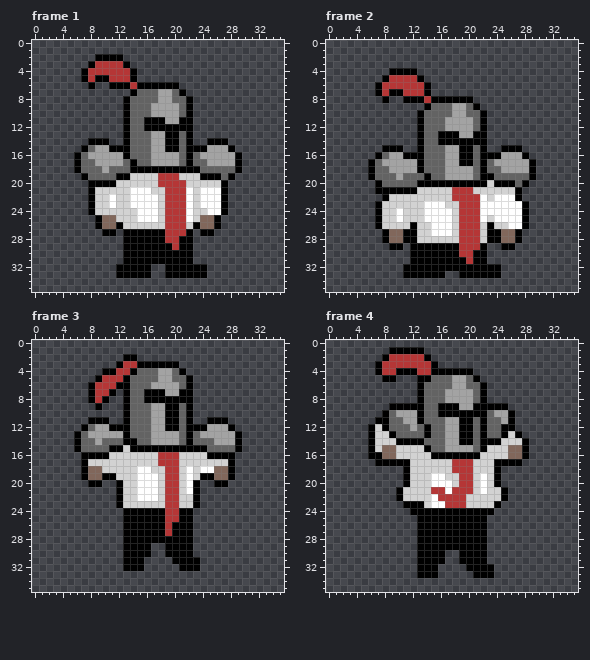
Two versions of one pixel-art file, assets/aseprite files/Knight.aseprite. The picture above was drawn from the file before the commit.
36x36 pixels, 10 frames. Shown: frame 1, frame 2, frame 3, frame 4. The commit also changed other frames, which this record leaves out.
After the commit:
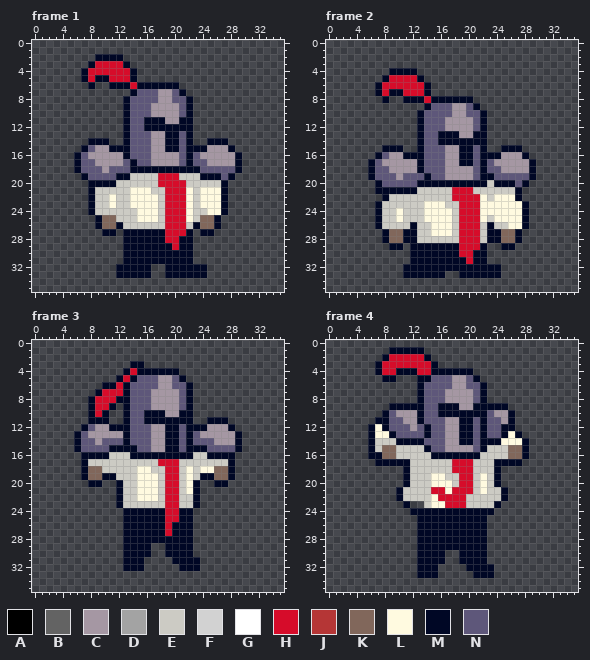
Palette (. is transparent): A #000000  B #636363  C #a597a3  D #a3a3a3  E #cccbc4  F #d2d2d2  G #ffffff  H #d60c2a  J #b53636  K #81675b  L #fffae0  M #000725  N #5e577a
Message: new animation system
Change:
layer "V2" added
layer "chr Copy #2" removed
Changed rows in their new state; - is an unchanged pixel.
Frame 1, layer "V2":
first column x 6:
 2 ---MMMM-----------------
 3 --MHHHHM----------------
 4 -MHHHHHHM---------------
 5 -MHMMHHHM---------------
 6 --M--MMMHMMMMMM---------
 7 --------MNNNCCNM--------
 8 -------MNNNNCCNNM-------
 9 -------MNNNCCCCNM-------
10 -------MNNNCCCCNM-------
11 -------MNNMMMCCMM-------
12 -------MNNMMMMMMM-------
13 -------MNNNCCMMNM-------
14 --MMM--MNNNCCMMNM--MMM--
15 -MNCCMMMNNNCCMMNMMMCCCM-
16 MNCCCCCMNNNCCCCNMNCCCCCM
17 MNNCCCCNMNNCCCCNMNNCCCCM
18 MNNNCNNNMMMMMMMMMMNNNNNM
19 -MNNNNMMEEEEHHHEEEMMMNM-
20 --MMMMEEEEEEHHHHEEEEEM--
21 --MEEEEELLLEEHHHLELLLM--
22 --MEELEELLLLEHHHLELLLM--
23 --MEELEELLLLEHHHLELLLM--
24 --MEEEEEELLLEHHHLEELLM--
25 ---M--EEELLLEHHHLE--M---
26 ---M--MEEEEEEHHHEM--M---
27 ----MM-MMMMMMHHHM-MM----
28 -------MMMMMMHHMM-------
29 -------MMMMMMMHMM-------
30 -------MMMMMMMMMM-------
31 -------MMMMMMMMMM-------
32 ------MMMMM--MMMMMM-----
33 ------MMMMM--MMMMMM-----
Frame 2, layer "V2":
first column x 6:
 4 ---MMMM-----------------
 5 --MHHHHM----------------
 6 -MHHHHHHM---------------
 7 -MHMMHHHM---------------
 8 --M--MMMHMMMMMM---------
 9 --------MNNNCCNM--------
10 -------MNNNNCCNNM-------
11 -------MNNNCCCCNM-------
12 -------MNNNCCCCNM-------
13 -------MNNMMMCCMM-------
14 -------MNNMMMMMMM-------
15 --MMM--MNNNCCMMNM--MMM--
16 -MNCCMMMNNNCCMMNMMMCCCM-
17 MNCCCCCMNNNCCMMNMNCCCCCM
18 MNNCCCCMNNNCCCCNMNNCCCCM
19 MNNNCNNNMNNCCCCNMMNNNNNM
20 -MNNNNNMMMMMMMMMMEMMMNM-
21 -MMMMMMEEEEEHHHEEEEEEM--
22 --MEEEEEEEEEHHHHLELLLM--
23 -MEEEEEELLLEEHHHLLLLLLM-
24 -MEELEEELLLLEHHHLLLLLLM-
25 -MEELEEELLLLEHHHLELLLLM-
26 -MEEEEMEELLLEHHHEMEELLM-
27 --M--MMEELLLEHHHEMM--M--
28 --M--MMEEEEEEHHHEMM--M--
29 ---MM-MMMMMMMHHHM--MM---
30 ------MMMMMMMHHMM-------
31 ------MMMMMMMMHMM-------
32 -----MMMMMMMMMMMMMM-----
33 -----MMMMMM--MMMMMM-----
Frame 3:
first column x 6:
 2 -------..---------------
 3 ------..MM.....---------
 4 ----...MHMMMMMM.--------
 5 ---...MHMNNNCCNM.-------
 6 --..MMHMNNNNCCNNM-------
 7 --.MHHHMNNNCCCCNM-------
 8 --MHHHMMNNNCCCCNM-------
 9 --MHHM-MNNNCCCCNM-------
10 --MHM--MNNMMMCCMM-------
11 --MMM--MNNMMMMMMM--MMM--
12 -MNCCMMMNNNCCMMNMMMCCCM-
13 MNCCCCCMNNNCCMMNMNCCCCCM
14 MNNCNNNMNNNCCMMNMNNNCCCM
15 MNNNNMMMMNNCCMMNMMMNNNNM
16 -MMMMEEEMMMMMMMMMEEMMMM-
17 -MEEEEEEEEEEHHHEEEEEEEM-
18 -M--EEEEELLEEHHELELL--M-
19 -M--MMEEELLLEHHELEMM--M-
20 --MM--MEELLLEHHELM--MM--
21 ------MEELLLEHHELM------
22 ------MEELLLEHHEEM------
23 ------MEEEEEEHHEEM------
24 -------MMMMMMHHMM-------
25 -------MMMMMMHHMM-------
26 -------MMMMMMHMMM-------
27 -------MMMMMMHMMM-------
28 -------MMMMMMMMMM-------
29 -------MMMM--MMMM-------
30 -------MMMM--MMMM-------
31 -------MMM----MMMM------
32 -------MMM-----MMM------
Frame 4:
first column x 6:
 1 ---MMMMM---------------
 2 --MHHHHHM--------------
 3 -MHHHHHHHM-------------
 4 -MHHMMMHHMMMMMM--------
 5 --MM---MMNNNCCNM-------
 6 -------MNNNNCCNNM------
 7 -------MNNNCCCCNM------
 8 -------MNNNCCCCNM------
 9 ---MMMMMNNMMMCCMMMMM---
10 --MNCCCMNNMMMMMMMNCCM--
11 -MMNNCCMNNNCCMMNMNNCM--
12 MLMNNNCNMNNCCMMNMNNMM--
13 MLLMNNNNMNNCCMMNMNNMLM-
14 MEEEMMMMNNNCCMMNMMMLLLM
15 ME--EEEEMNNCCCCNMEEE--M
16 MM--EEEEEMMMMMMMEEEE--M
17 -MMMMMEEEEEEHHHEEEMMMM-
18 -----MEEEEEEHHHEEEM----
19 -----MEEELLEEHHELEM----
20 -----MEEELLLEHHELEM----
21 ----MEEEEHHLHHHELEEM---
22 ----MEEEELHHHHEEEEEM---
23 -----M..ELLHHHEEEEM----
24 ------MMMMMMMMMMMM-----
25 -------MMMMMMMMMM------
26 -------MMMMMMMMMM------
27 -------MMMMMMMMMM------
28 -------MMMMMMMMMM------
29 -------MMMMMMMMMM------
30 -------MMMM--MMMM------
31 -------MMMM--MMMM------
32 -------MMM----MMMM-----
33 -------MMM-----MMM-----
Changed places in both pictures, as pixel boxes (x1, y1, x2, y2):
changed: (74, 54, 242, 278)
changed: (368, 68, 536, 278)
changed: (74, 354, 242, 571)
changed: (368, 347, 529, 578)
